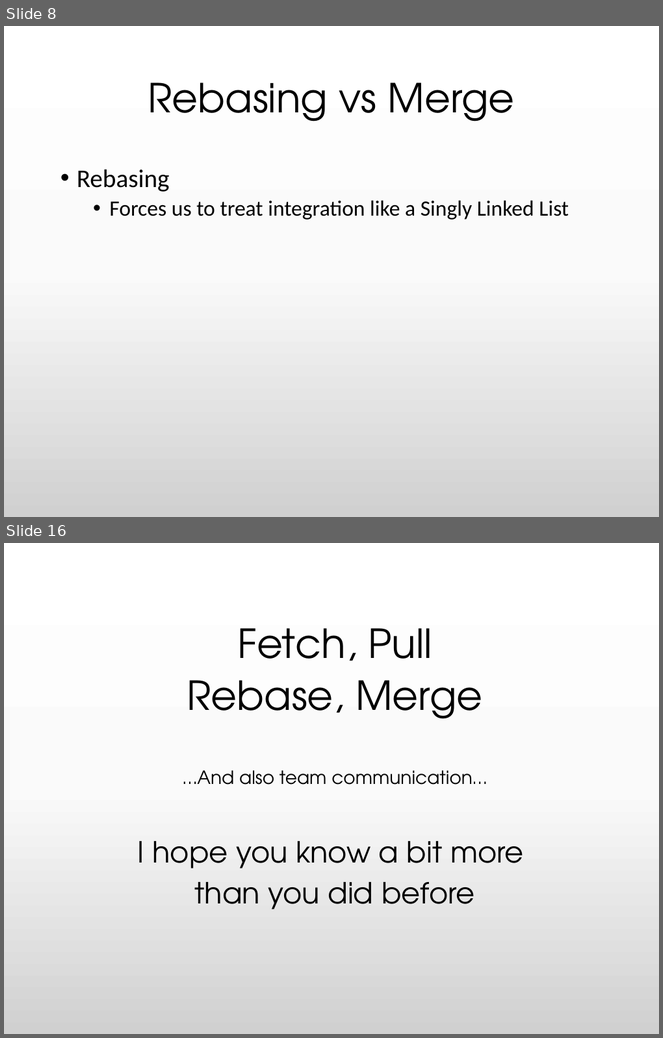
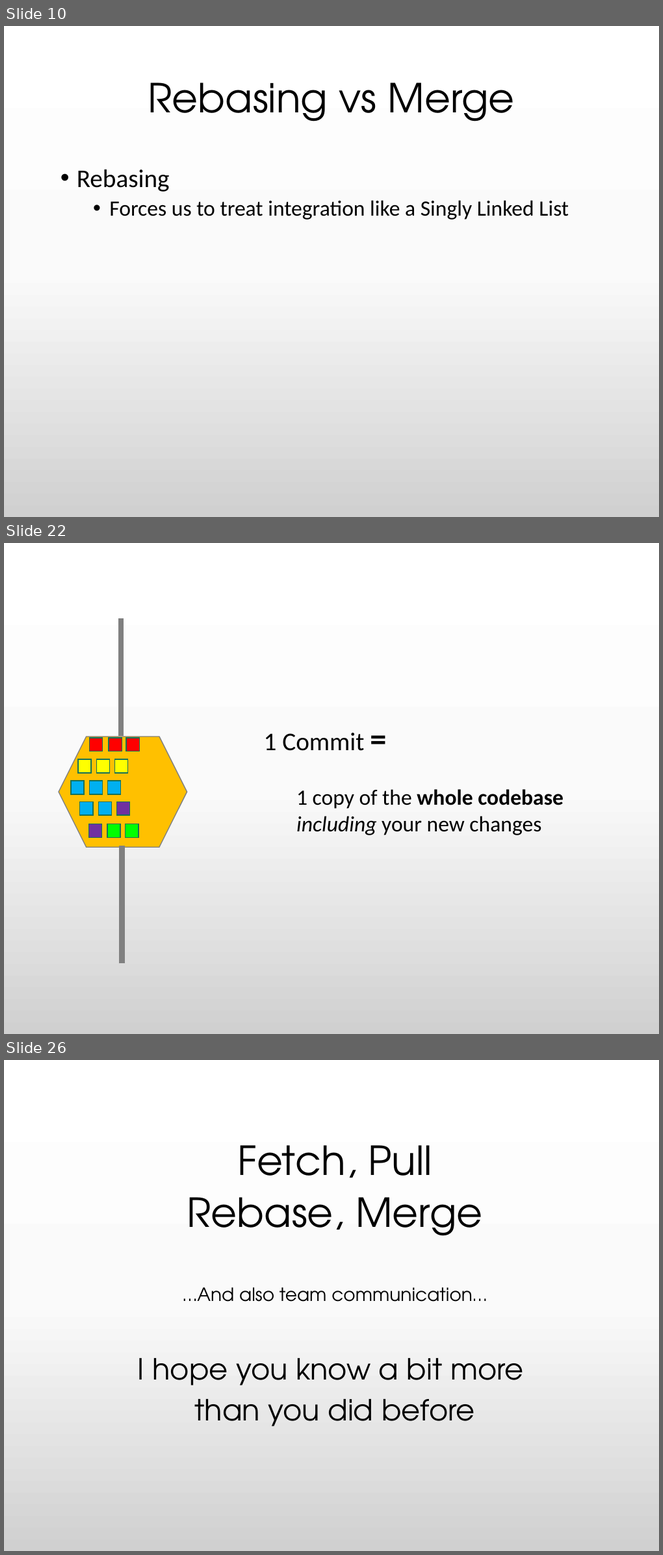
Before and after one commit to BLaurenB/rebase-merge-fetch-pull, a slide deck: Git--5minForRailsConf.pptx. Shown one above the other, each under a label of ours: slides 8 and 16 before the commit, slides 10, 22 and 26 after it; the slides between them are not shown. The pictures are 663x1038 and 663x1555 pixels, drawn with LibreOffice and Linux fonts; fonts in the diff are those of the drawing. Boxes give left, top, right and bottom in pixels: in the first picture for what was removed or moved away, otherwise in the second. Text is boxed around its words. In the diff, an @@ line names an element or a change of style, - is before the commit and + after.

```diff
--- a/Git--5minForRailsConf.pptx
+++ b/Git--5minForRailsConf.pptx
@@ slide 22 added at [4,543,659,1034], background gradient #FFFFFF to #FBFBFB to #D1D1D1 @@
@@ line added from (120, 735) to (120, 618), #808080 6 pt @@
@@ hexagon added at [59,737,187,848], fill #FFC000, outline #808080 1 pt @@
@@ rectangle added at [89,737,102,752], fill #FF0000, outline #157259 1 pt @@
@@ rectangle added at [109,737,122,752], fill #FF0000, outline #157259 1 pt @@
@@ rectangle added at [126,737,140,752], fill #FF0000, outline #157259 1 pt @@
@@ text added at [264,733,564,835], 24 pt, text #000000 @@
+1 Commit =
+  1 copy of the whole codebase
+  including your new changes
@@ rectangle added at [78,759,91,773], fill #FFFF00, outline #157259 1 pt @@
@@ rectangle added at [96,759,109,773], fill #FFFF00, outline #157259 1 pt @@
@@ rectangle added at [114,759,128,773], fill #FFFF00, outline #157259 1 pt @@
@@ rectangle added at [71,781,84,795], fill #00B0F0, outline #157259 1 pt @@
@@ rectangle added at [89,781,102,795], fill #00B0F0, outline #157259 1 pt @@
@@ rectangle added at [107,781,120,795], fill #00B0F0, outline #157259 1 pt @@
@@ rectangle added at [80,802,93,815], fill #00B0F0, outline #157259 1 pt @@
@@ rectangle added at [98,802,111,815], fill #00B0F0, outline #157259 1 pt @@
@@ rectangle added at [116,802,130,815], fill #7030A0, outline #157259 1 pt @@
@@ rectangle added at [88,824,102,838], fill #7030A0, outline #157259 1 pt @@
@@ rectangle added at [107,824,120,838], fill #00FF00, outline #157259 1 pt @@
@@ rectangle added at [125,824,139,838], fill #00FF00, outline #157259 1 pt @@
@@ line added from (122, 964) to (122, 847), #808080 6 pt @@
@@ what was slide 8 is now slide 10 @@
@@ what was slide 16 is now slide 26 @@
```
Also in this commit, not shown: 3 slides changed, 15 other slides added, 5 slides removed, 1 other file.
